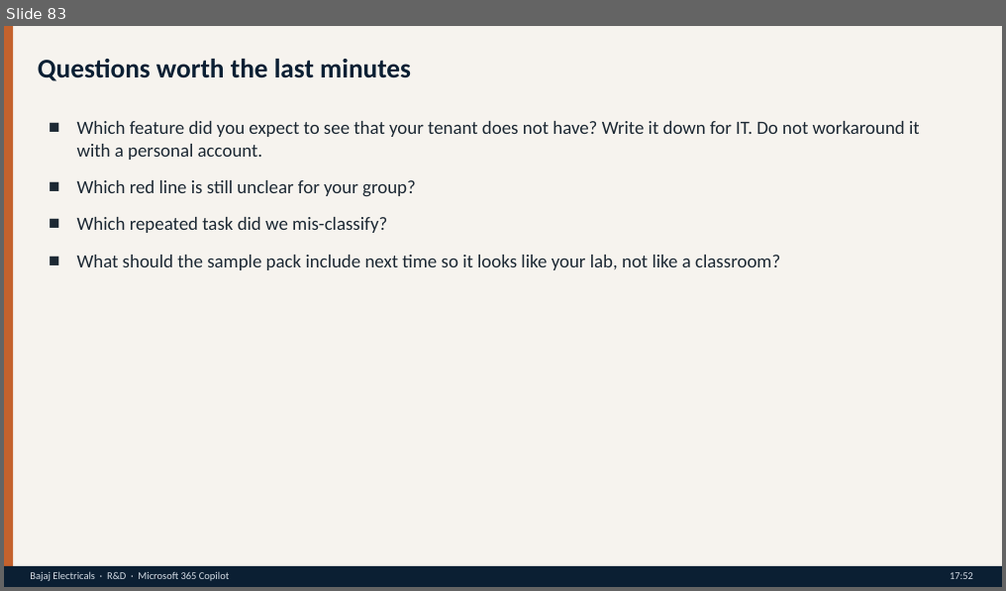
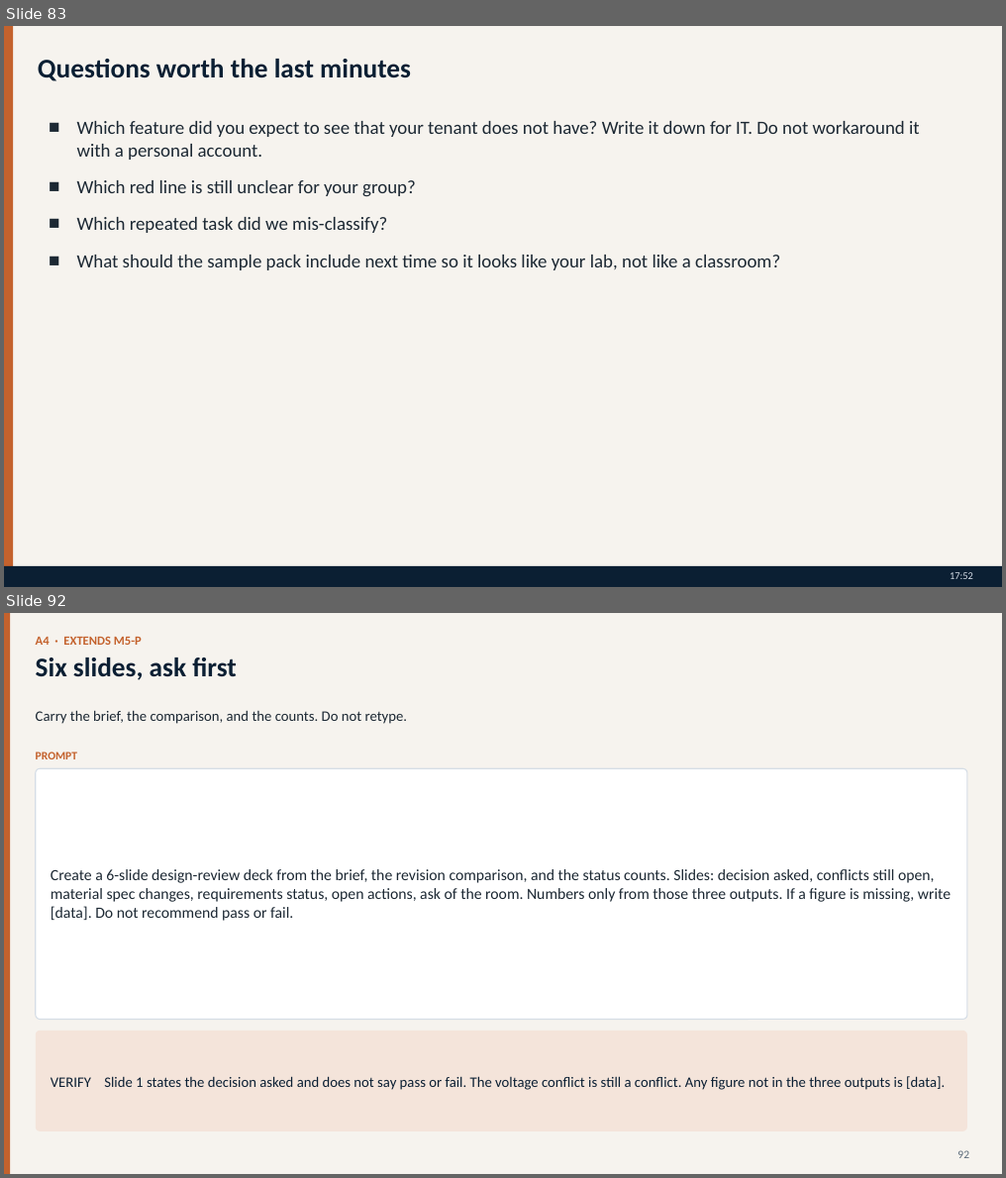
Before and after one commit to vikash-verma-profile/copiolot-bajaj-Tech, a slide deck: content/Copilot.pptx. Shown one above the other, each under a label of ours: slide 83 before the commit, slides 83 and 92 after it; the slides between them are not shown. The pictures are 1006x591 and 1006x1178 pixels, drawn with LibreOffice and Linux fonts; fonts in the diff are those of the drawing. Boxes give left, top, right and bottom in pixels: in the first picture for what was removed or moved away, otherwise in the second. Text is boxed around its words. In the diff, an @@ line names an element or a change of style, - is before the commit and + after.

```diff
--- a/content/Copilot.pptx
+++ b/content/Copilot.pptx
@@ slide 92 added at bbox=[4, 613, 1002, 1174], background #F6F3EE @@
@@ rectangle added at bbox=[4, 613, 10, 1174], fill #C4622D @@
@@ text added at bbox=[36, 637, 142, 645], 12 pt, text #C4622D, bold @@
+A4 · EXTENDS M5-P
@@ text added at bbox=[36, 658, 237, 680], 26 pt, text #0B1F33, bold @@
+Six slides, ask first
@@ text added at bbox=[36, 710, 408, 724], 14 pt, text #1C2833 @@
+Carry the brief, the comparison, and the counts. Do not retype.
@@ text added at bbox=[36, 752, 77, 760], 11 pt, text #C4622D, bold @@
+PROMPT
@@ rounded rectangle added at bbox=[36, 768, 967, 1020], fill #FFFFFF, outline #D5DDE6 1 pt @@
@@ text added at bbox=[51, 869, 950, 921], 15 pt, text #1C2833 @@
+Create a 6-slide design-review deck from the brief, the revision comparison, and the status counts. Slides: decision asked, conflicts still open, material spec changes, requirements status, open actions, ask of the room. Numbers only from those three outputs. If a figure is missing, write [data]. Do not recommend pass or fail.
@@ rounded rectangle added at bbox=[36, 1031, 967, 1132], fill #F4E4DA @@
@@ text added at bbox=[51, 1076, 944, 1090], 14 pt, text #0B1F33 @@
+VERIFY Slide 1 states the decision asked and does not say pass or fail. The voltage conflict is still a conflict. Any figure not in the three outputs is [data].
@@ text added at bbox=[957, 1151, 969, 1158], 11 pt, text #5C6B7A @@
+92
@@ slide 83 changed as well @@
@@ text removed at bbox=[30, 571, 229, 581] @@
-Bajaj Electricals · R&D · Microsoft 365 Copilot
```
Also in this commit, not shown: 67 other slides changed, 31 other slides added, 8 other files.
